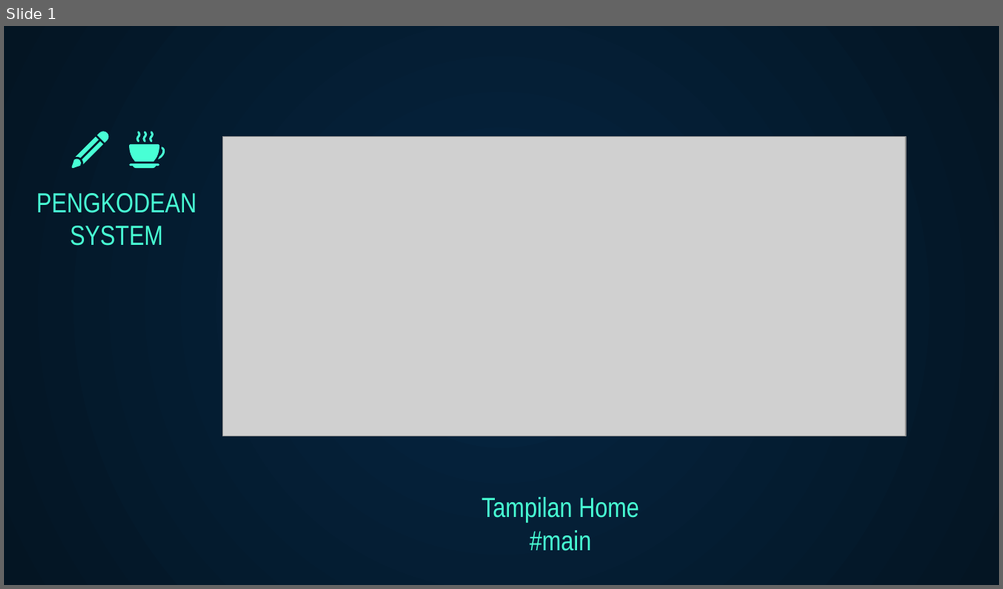
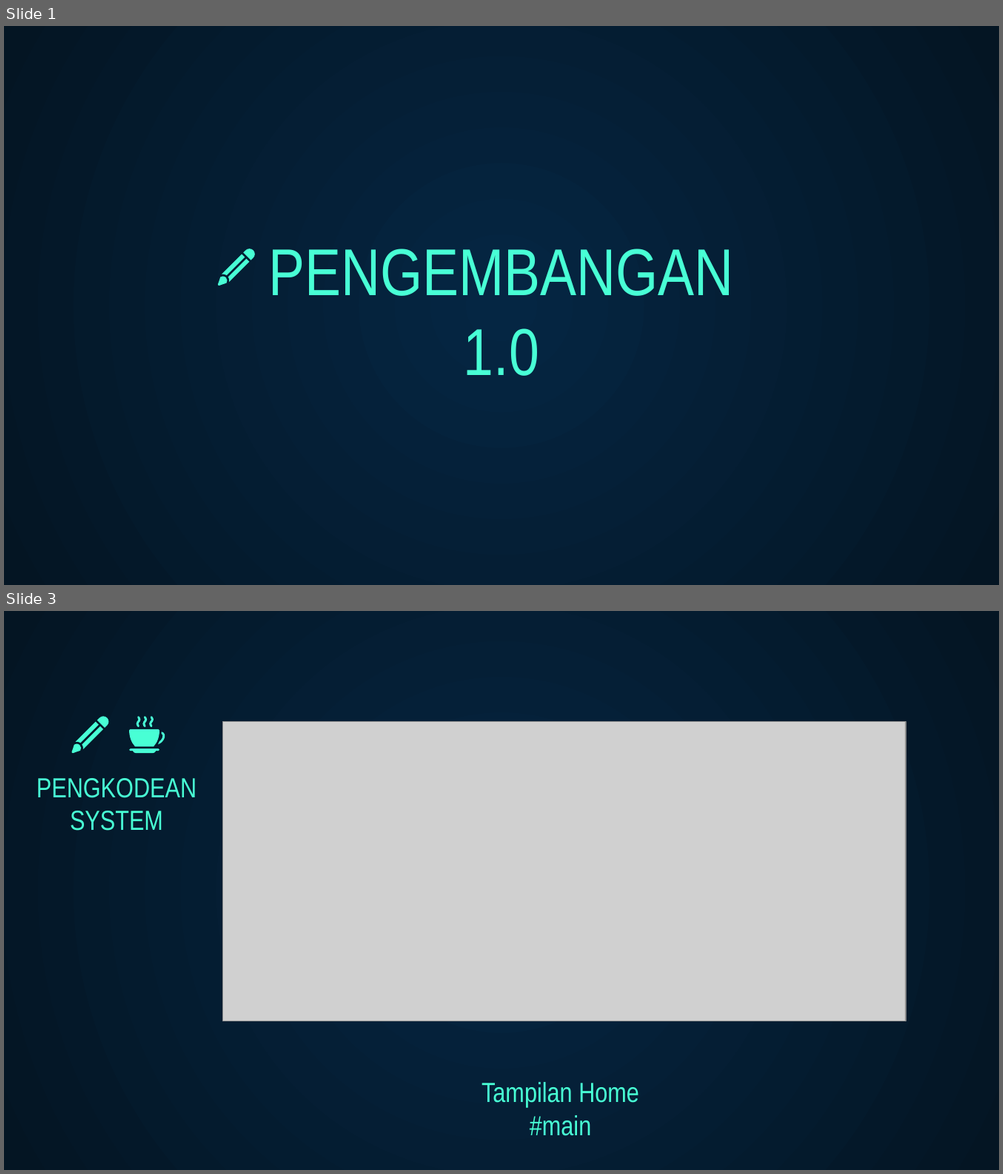
Before and after one commit to kokurate/Proposal, a slide deck: [] patch/Sprint 1.pptx. Shown one above the other, each under a label of ours: slide 1 before the commit, slides 1 and 3 after it; the slides between them are not shown. The pictures are 1003x589 and 1003x1174 pixels, drawn with LibreOffice and Linux fonts; fonts in the diff are those of the drawing; grey boxes stand for pictures. Boxes give left, top, right and bottom in pixels: in the first picture for what was removed or moved away, otherwise in the second. Text is boxed around its words. In the diff, an @@ line names an element or a change of style, - is before the commit and + after.

```diff
--- a/[] patch/Sprint 1.pptx
+++ b/[] patch/Sprint 1.pptx
@@ slide 1 added at <box>4,26,999,585</box>, background gradient #052643 to #041523 @@
@@ title added at <box>269,249,734,376</box>, 48 pt, text #48FFD5 @@
+PENGEMBANGAN
+1.0
@@ group added at <box>218,249,256,286</box>: 4 freeform shapes @@
@@ what was slide 1 is now slide 3 @@
```
Also in this commit, not shown: 1 other slide added, 6 other files.
